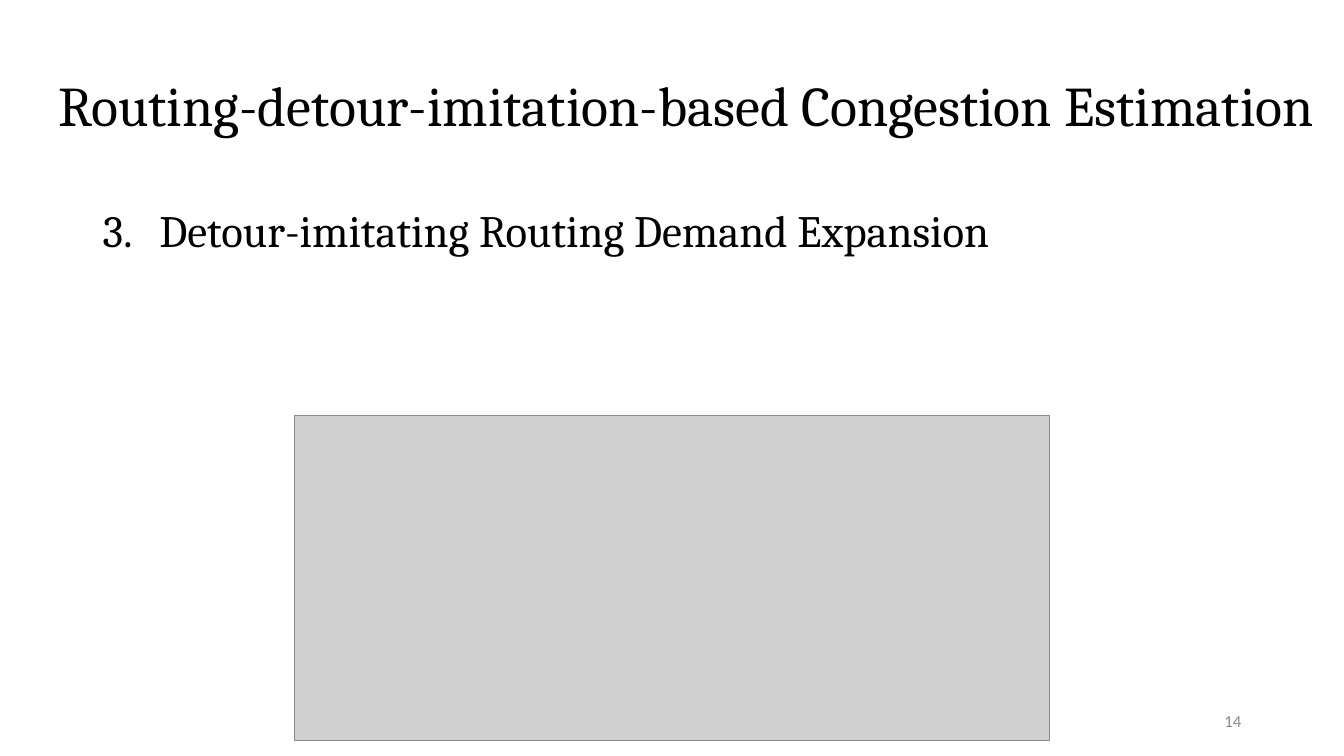
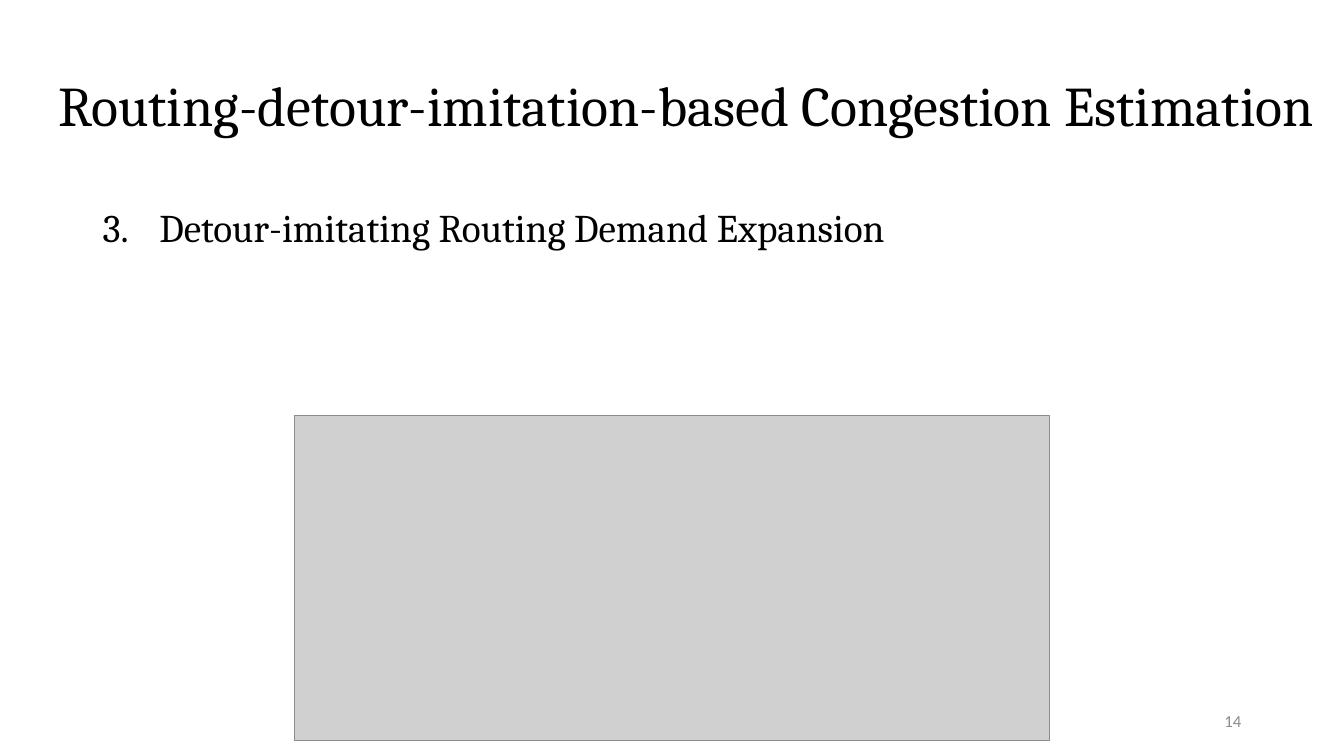
Before and after one commit to Pacific-Feng-Studuies/Studied-Papers, a slide deck: slide 15 of GM/Placement/PUFFER A Routability-Driven Placement Framework via Cell Padding/PUFFER A Routability-Driven Placement Framework via Cell Padding.pptx. Drawn at 1344x756 pixels with LibreOffice and Linux fonts; fonts in the diff are those of the drawing; grey boxes stand for pictures. Boxes give left, top, right and bottom in pixels: in the first picture for what was removed or moved away, otherwise in the second. Text is boxed around its words. In the diff, an @@ line names an element or a change of style, - is before the commit and + after.

```diff
--- a/GM/Placement/PUFFER A Routability-Driven Placement Framework via Cell Padding/PUFFER A Routability-Driven Placement Framework via Cell Padding.pptx
+++ b/GM/Placement/PUFFER A Routability-Driven Placement Framework via Cell Padding/PUFFER A Routability-Driven Placement Framework via Cell Padding.pptx
@@ text "Detour-imitating Routing Demand Expansion" at box(159, 214, 885, 251): size 32 to 28 pt @@
```
Also in this commit, not shown: 3 other slides changed, 2 slides added, 1 other file.
